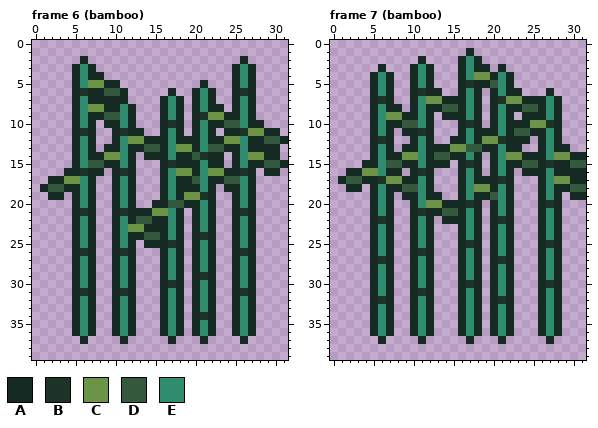
Pixel-art file: art/terrain/trees.aseprite. The first picture shows the starting point.
32x40 pixels, 13 frames. Colours within 5 levels of each other are drawn and written as one. Shown: frame 6 (bamboo), frame 7 (bamboo). The commit also changed other frames, which this record leaves out.
Palette (. is transparent): A #142a22  B #1e3328  C #6b9447  D #35593d  E #2f8c6e
Now the later version:
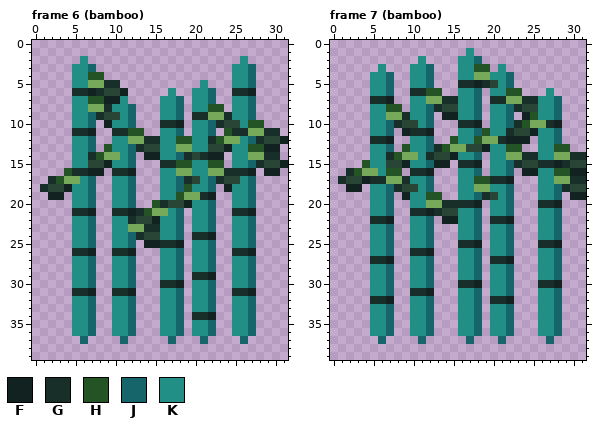
Colours new in this view: F #112221  G #182f29  H #245325  J #16656b  K #228f87
The exact change:
@@ palette @@
-C #6b9447
+C #77a95a
-D #35593d
+D #284536
--- frame 6 (bamboo)
@@ x 0..31 @@
  1 ................................
- 2 ......A...................A.....
- 3 .....AEA.................AEA....
- 4 .....AEAA................AEA....
- 5 .....AECCAA..........A...AEA....
- 6 .....ABAADDA.....A..AEA..ABA....
- 7 .....AEAAAAA....AEA.AEA..AEA....
- 8 .....AECCAAEA...AEA.AEAA.AEA....
- 9 .....AEAADDEA...AEA.ABCCAAEA....
-10 .....AEA.AAEA...ABA.AEAADDEAA...
-11 .....ABA..ABAA..AEA.AEA.AABCCAA.
-12 .....AEA..AECCAAAEAAAEAACCEAADDA
-13 .....AEA.AAEAADDAECCAEDDAAEAAAA.
-14 .....AEAACCEA.AAAEAADBAA.AECCAA.
-15 .....AEDDAAEA...ABAAAEAA.AEAADDA
-16 ....AABAA.ABA...AECCAECCAABA.AA.
-17 ..AACCEA..AEA...AEAADEAADDEA....
-18 .ADDAAEA..AEA...AEAAAEA.AAEA....
-19 ..AA.AEA..AEA...AEACCBA..AEA....
-20 .....AEA..AEA..AADDAAEA..AEA....
-21 .....ABA..ABAAACCEA.AEA..ABA....
-22 .....AEA..AEADDAAEA.AEA..AEA....
-23 .....AEA..AECCAAAEA.AEA..AEA....
-24 .....AEA..AEAADDAEA.ABA..AEA....
-25 .....AEA..AEA.AAABA.AEA..AEA....
-26 .....ABA..ABA...AEA.AEA..ABA....
-27 .....AEA..AEA...AEA.AEA..AEA....
-28 .....AEA..AEA...AEA.AEA..AEA....
-29 .....AEA..AEA...AEA.ABA..AEA....
-30 .....AEA..AEA...ABA.AEA..AEA....
-31 .....ABA..ABA...AEA.AEA..ABA....
-32 .....AEA..AEA...AEA.AEA..AEA....
-33 .....AEA..AEA...AEA.AEA..AEA....
-34 .....AEA..AEA...AEA.ABA..AEA....
-35 .....AEA..AEA...AEA.AEA..AEA....
-36 .....AEA..AEA...AEA.AEA..AEA....
-37 ......A....A.....A...A....A.....
+ 2 ......K...................K.....
+ 3 .....KKJ.................KKJ....
+ 4 .....KKHH................KKJ....
+ 5 .....KKCCGG..........K...KKJ....
+ 6 .....GGFGDDF.....K..KKJ..GGF....
+ 7 .....KKHHFFK....KKJ.KKJ..KKJ....
+ 8 .....KKCCGKKJ...KKJ.KKHH.KKJ....
+ 9 .....KKJGDDKJ...KKJ.GGCCGKKJ....
+10 .....KKJ.FKKJ...GGF.KKJGDDKHH...
+11 .....GGF..GGHH..KKJ.KKJ.HGGCCGG.
+12 .....KKJ..KKCCGGKKHHKKGHCCKJGDDF
+13 .....KKJ.HKKJGDDKKCCKKDDFKKHHFF.
+14 .....KKGHCCKJ.FFKKJGDGFF.KKCCGG.
+15 .....KKDDFKKJ...GGHHKKHH.KKJGDDF
+16 ....HGGFF.GGF...KKCCKKCCGGGF.FF.
+17 ..GHCCKJ..KKJ...KKJGDKJGDDKJ....
+18 .GDDFKKJ..KKJ...KKJHKKJ.FKKJ....
+19 ..FF.KKJ..KKJ...KKHCCGF..KKJ....
+20 .....KKJ..KKJ..HGDDFKKJ..KKJ....
+21 .....GGF..GGFGHCCKJ.KKJ..GGF....
+22 .....KKJ..KKGDDFKKJ.KKJ..KKJ....
+23 .....KKJ..KKCCGGKKJ.KKJ..KKJ....
+24 .....KKJ..KKJGDDKKJ.GGF..KKJ....
+25 .....KKJ..KKJ.FFGGF.KKJ..KKJ....
+26 .....GGF..GGF...KKJ.KKJ..GGF....
+27 .....KKJ..KKJ...KKJ.KKJ..KKJ....
+28 .....KKJ..KKJ...KKJ.KKJ..KKJ....
+29 .....KKJ..KKJ...KKJ.GGF..KKJ....
+30 .....KKJ..KKJ...GGF.KKJ..KKJ....
+31 .....GGF..GGF...KKJ.KKJ..GGF....
+32 .....KKJ..KKJ...KKJ.KKJ..KKJ....
+33 .....KKJ..KKJ...KKJ.KKJ..KKJ....
+34 .....KKJ..KKJ...KKJ.GGF..KKJ....
+35 .....KKJ..KKJ...KKJ.KKJ..KKJ....
+36 .....KKJ..KKJ...KKJ.KKJ..KKJ....
+37 ......J....J.....J...J....J.....
 38 ................................
--- frame 7 (bamboo)
@@ x 0..31 @@
  0 ................................
- 1 .................A..............
- 2 ...........A....AEA.............
- 3 ......A...AEA...AEAA.A..........
- 4 .....AEA..AEA...AECCAEA.........
- 5 .....AEA..AEA...ABAADEA.........
- 6 .....AEA..ABAA..AEA.AEAA...A....
- 7 .....ABA..AECCAAAEA.ABCCAAAEA...
- 8 .....AEAA.AEAADDAEA.AEAADDAEA...
- 9 .....AECCAAEA.AAAEA.AEA.AAAEA...
-10 .....AEAADDEA...ABA.AEAAACCBA...
-11 .....AEA.AABA...AEAAAEADDAAEA...
-12 .....ABA..AEA..AAEACCBAAA.AEA...
-13 .....AEA.AAEAAACCDDAAEAA..AEAA..
-14 .....AEAACCEADDAAEA.AECCAAAECCAA
-15 ....AAEDDAAEAAA.ABA.AEAADDABAADD
-16 ..AACCEAA.ABA...AEA.AEA.AAAEAAAA
-17 .ADDAABCCAAEA...AEAAABA...AECCAA
-18 ..AA.AEAADDEA...AECCAEA...AEAADD
-19 .....AEA.AAEAA..AEAADEA...AEA.AA
-20 .....AEA..AECCAAABA.AEA...ABA...
-21 .....AEA..ABAADDAEA.AEA...AEA...
-22 .....ABA..AEA.AAAEA.ABA...AEA...
-23 .....AEA..AEA...AEA.AEA...AEA...
-24 .....AEA..AEA...AEA.AEA...AEA...
-25 .....AEA..AEA...ABA.AEA...ABA...
-26 .....AEA..ABA...AEA.AEA...AEA...
-27 .....ABA..AEA...AEA.ABA...AEA...
-28 .....AEA..AEA...AEA.AEA...AEA...
-29 .....AEA..AEA...AEA.AEA...AEA...
-30 .....AEA..AEA...ABA.AEA...ABA...
-31 .....AEA..ABA...AEA.AEA...AEA...
-32 .....ABA..AEA...AEA.ABA...AEA...
-33 .....AEA..AEA...AEA.AEA...AEA...
-34 .....AEA..AEA...AEA.AEA...AEA...
-35 .....AEA..AEA...AEA.AEA...AEA...
-36 .....AEA..AEA...AEA.AEA...AEA...
-37 ......A....A.....A...A.....A....
+ 1 .................K..............
+ 2 ...........K....KKJ.............
+ 3 ......K...KKJ...KKHH.K..........
+ 4 .....KKJ..KKJ...KKCCKKJ.........
+ 5 .....KKJ..KKJ...GGFGDKJ.........
+ 6 .....KKJ..GGHH..KKJ.KKHH...K....
+ 7 .....GGF..KKCCGGKKJ.GGCCGGKKJ...
+ 8 .....KKHH.KKJGDDKKJ.KKJGDDKKJ...
+ 9 .....KKCCGKKJ.FFKKJ.KKJ.FHKKJ...
+10 .....KKJGDDKJ...GGF.KKJGHCCGF...
+11 .....KKJ.FGGF...KKJHKKGDDFKKJ...
+12 .....GGF..KKJ..HKKHCCGFFF.KKJ...
+13 .....KKJ.HKKJGHCCDDFKKHH..KKHH..
+14 .....KKGHCCKGDDFKKJ.KKCCGGKKCCGG
+15 ....HKKDDFKKJFF.GGF.KKJGDDGGFGDD
+16 ..GHCCKHH.GGF...KKJ.KKJ.FFKKHHFF
+17 .GDDFGGCCGKKJ...KKHHGGF...KKCCGG
+18 ..FF.KKJGDDKJ...KKCCKKJ...KKJGDD
+19 .....KKJ.FKKHH..KKJGDKJ...KKJ.FF
+20 .....KKJ..KKCCGGGGF.KKJ...GGF...
+21 .....KKJ..GGFGDDKKJ.KKJ...KKJ...
+22 .....GGF..KKJ.FFKKJ.GGF...KKJ...
+23 .....KKJ..KKJ...KKJ.KKJ...KKJ...
+24 .....KKJ..KKJ...KKJ.KKJ...KKJ...
+25 .....KKJ..KKJ...GGF.KKJ...GGF...
+26 .....KKJ..GGF...KKJ.KKJ...KKJ...
+27 .....GGF..KKJ...KKJ.GGF...KKJ...
+28 .....KKJ..KKJ...KKJ.KKJ...KKJ...
+29 .....KKJ..KKJ...KKJ.KKJ...KKJ...
+30 .....KKJ..KKJ...GGF.KKJ...GGF...
+31 .....KKJ..GGF...KKJ.KKJ...KKJ...
+32 .....GGF..KKJ...KKJ.GGF...KKJ...
+33 .....KKJ..KKJ...KKJ.KKJ...KKJ...
+34 .....KKJ..KKJ...KKJ.KKJ...KKJ...
+35 .....KKJ..KKJ...KKJ.KKJ...KKJ...
+36 .....KKJ..KKJ...KKJ.KKJ...KKJ...
+37 ......J....J.....J...J.....J....
 38 ................................
Pixel boxes of the changes (left, top, right, bottom) in both pictures:
changed: (40, 56, 288, 344)
changed: (338, 48, 586, 344)
